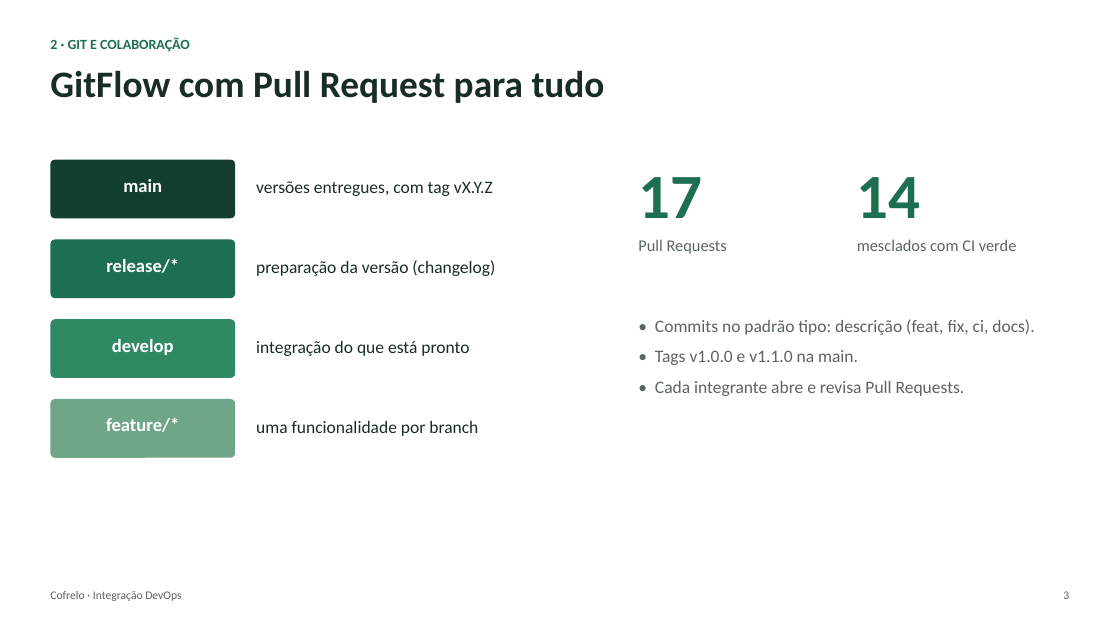
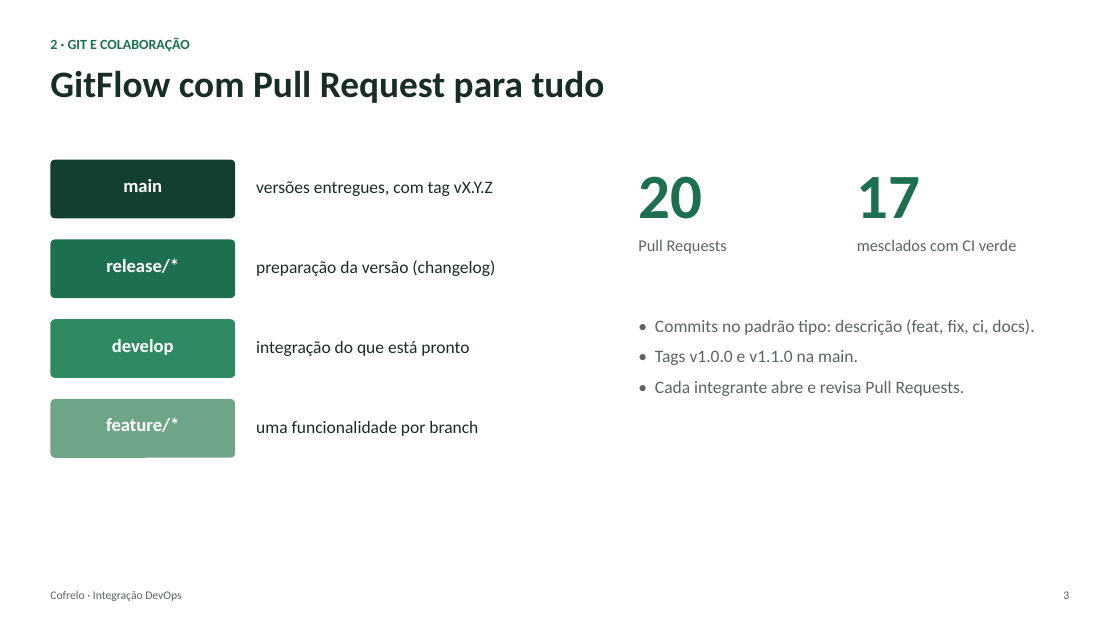
Before and after one commit to DanMarangon/cofrelo-app, a slide deck: slide 3 of docs/entregas/Apresentação DevOps - Cofrelo.pptx. Drawn at 1120x630 pixels with LibreOffice and Linux fonts; fonts in the diff are those of the drawing. Boxes give left, top, right and bottom in pixels: in the first picture for what was removed or moved away, otherwise in the second. Text is boxed around its words. In the diff, an @@ line names an element or a change of style, - is before the commit and + after.

```diff
--- a/docs/entregas/Apresentação DevOps - Cofrelo.pptx
+++ b/docs/entregas/Apresentação DevOps - Cofrelo.pptx
@@ text at bbox=[638, 176, 702, 219]: text changed @@
-17
+20
@@ text at bbox=[857, 177, 921, 218]: text changed @@
-14
+17
```
Also in this commit, not shown: 1 other slide changed, 25 other files.
